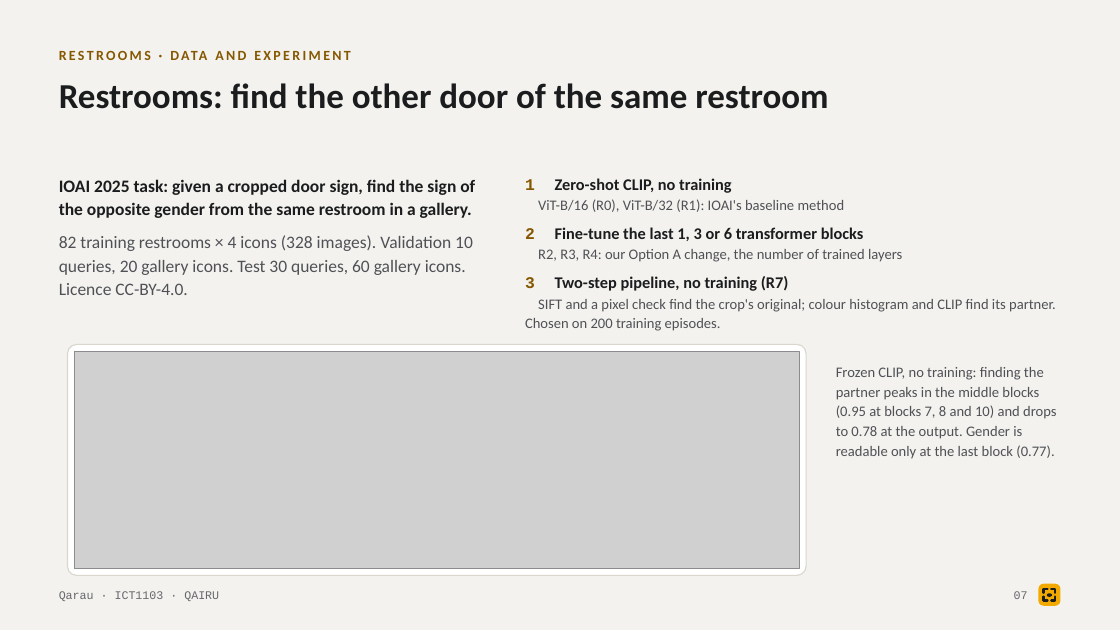
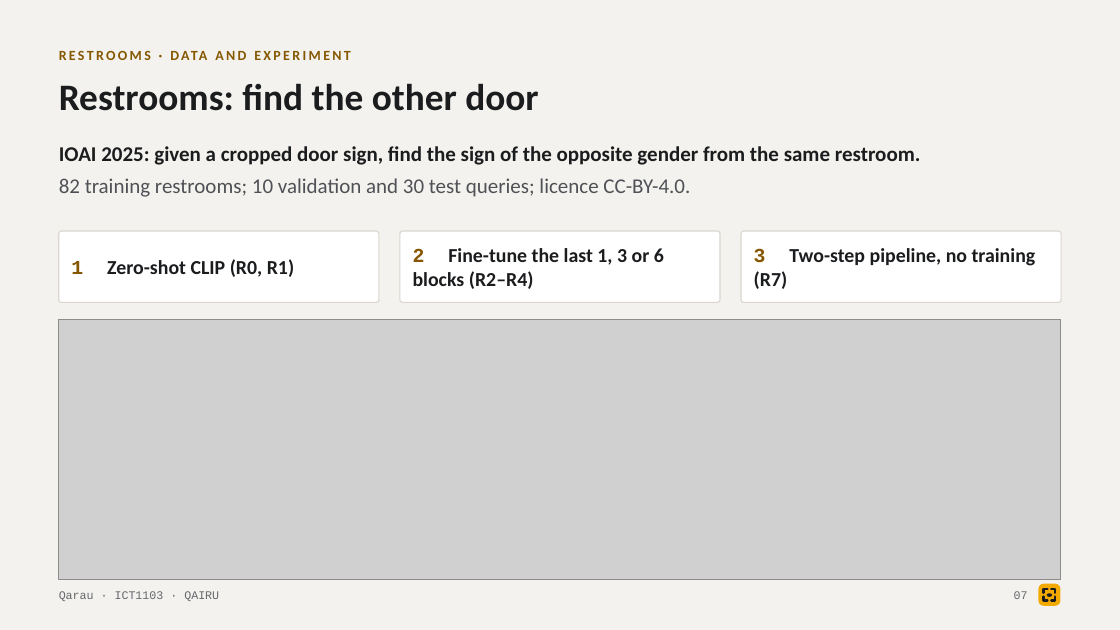
Before and after one commit to tairqaldy/jolscan-ict-final-1st-trimester, a slide deck: slide 7 of docs/deck/qarau-defense-deck.pptx. Drawn at 1120x630 pixels with LibreOffice and Linux fonts; fonts in the diff are those of the drawing; grey boxes stand for pictures. Boxes give left, top, right and bottom in pixels: in the first picture for what was removed or moved away, otherwise in the second. Text is boxed around its words. In the diff, an @@ line names an element or a change of style, - is before the commit and + after.

```diff
--- a/docs/deck/qarau-defense-deck.pptx
+++ b/docs/deck/qarau-defense-deck.pptx
@@ text at <box>59,83,538,111</box>: text changed; size 30 to 32 pt @@
-Restrooms: find the other door of the same restroom
+Restrooms: find the other door
@@ text at <box>59,146,921,197</box>: text changed; size 15 to 18 pt; text colour #4F5156 to #1B1C1E; bold on @@
-IOAI 2025 task: given a cropped door sign, find the sign of the opposite gender from the same restroom in a gallery.
-82 training restrooms × 4 icons (328 images). Validation 10 queries, 20 gallery icons. Test 30 queries, 60 gallery icons. Licence CC-BY-4.0.
+IOAI 2025: given a cropped door sign, find the sign of the opposite gender from the same restroom.
+82 training restrooms; 10 validation and 30 test queries; licence CC-BY-4.0.
@@ text removed at <box>525,178,1056,331</box> @@
-1 Zero-shot CLIP, no training
-ViT-B/16 (R0), ViT-B/32 (R1): IOAI's baseline method
-2 Fine-tune the last 1, 3 or 6 transformer blocks
-R2, R3, R4: our Option A change, the number of trained layers
-3 Two-step pipeline, no training (R7)
-SIFT and a pixel check find the crop's original; colour histogram and CLIP find its partner. Chosen on 200 training episodes.
@@ rounded rectangle added at <box>59,231,379,302</box>, fill #FFFFFF, outline #DAD7CF 1 pt @@
@@ rounded rectangle added at <box>400,231,720,302</box>, fill #FFFFFF, outline #DAD7CF 1 pt @@
@@ rounded rectangle added at <box>741,231,1061,302</box>, fill #FFFFFF, outline #DAD7CF 1 pt @@
@@ text added at <box>71,259,294,277</box>, 17 pt, text #1B1C1E, bold @@
+1 Zero-shot CLIP (R0, R1)
@@ text added at <box>413,248,664,289</box>, 17 pt, text #1B1C1E, bold @@
+2 Fine-tune the last 1, 3 or 6 blocks (R2–R4)
@@ text added at <box>754,248,1036,289</box>, 17 pt, text #1B1C1E, bold @@
+3 Two-step pipeline, no training (R7)
@@ picture: place and size @@
-picture at <box>74,351,799,569</box>
+picture at <box>59,319,1061,580</box>
@@ rounded rectangle removed at <box>67,344,806,576</box> @@
@@ text removed at <box>836,367,1056,459</box> @@
-Frozen CLIP, no training: finding the partner peaks in the middle blocks (0.95 at blocks 7, 8 and 10) and drops to 0.78 at the output. Gender is readable only at the last block (0.77).
```
Also in this commit, not shown: 16 other slides changed, 5 other files.
